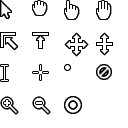
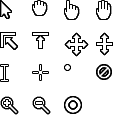
Two versions of the same layered image (128 × 128). Layer-by-layer changes:
painted on "Layer #5" over [0, 18, 111, 110]
"Layer #4": opacity 57% → 71%, painted on it over [0, 0, 112, 114]
"Layer #7": opacity 69% → 87%, painted on it over [1, 0, 111, 108]
"Layer #3": opacity 83% → 92%, painted on it over [5, 12, 109, 114]
"Layer #2": opacity 94% → 97%, painted on it over [0, 2, 112, 114]
"Layer #1": opacity 97% → 99%, painted on it over [0, 0, 112, 114]
painted on "Layer" over [1, 68, 108, 114]
